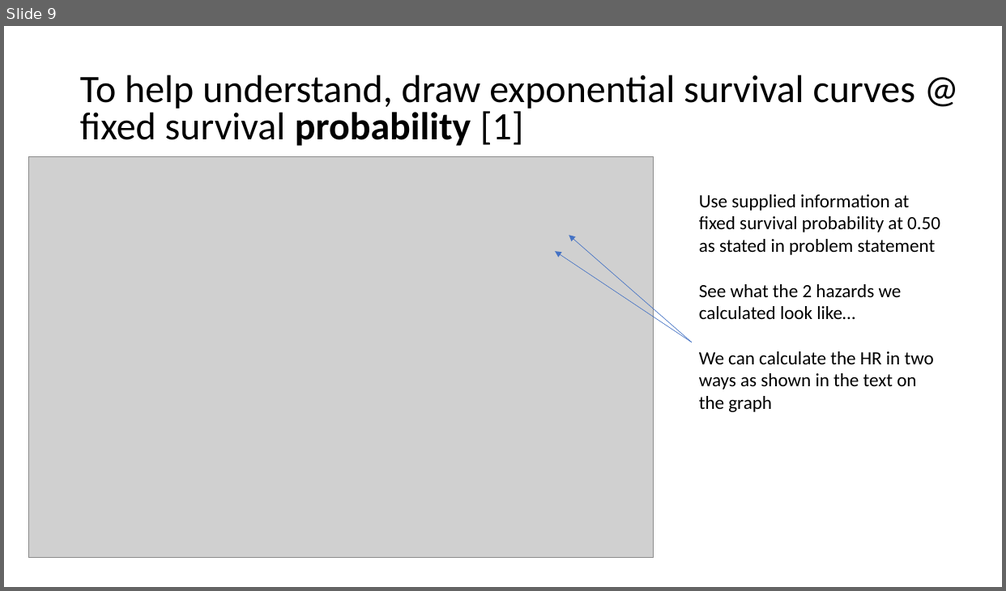
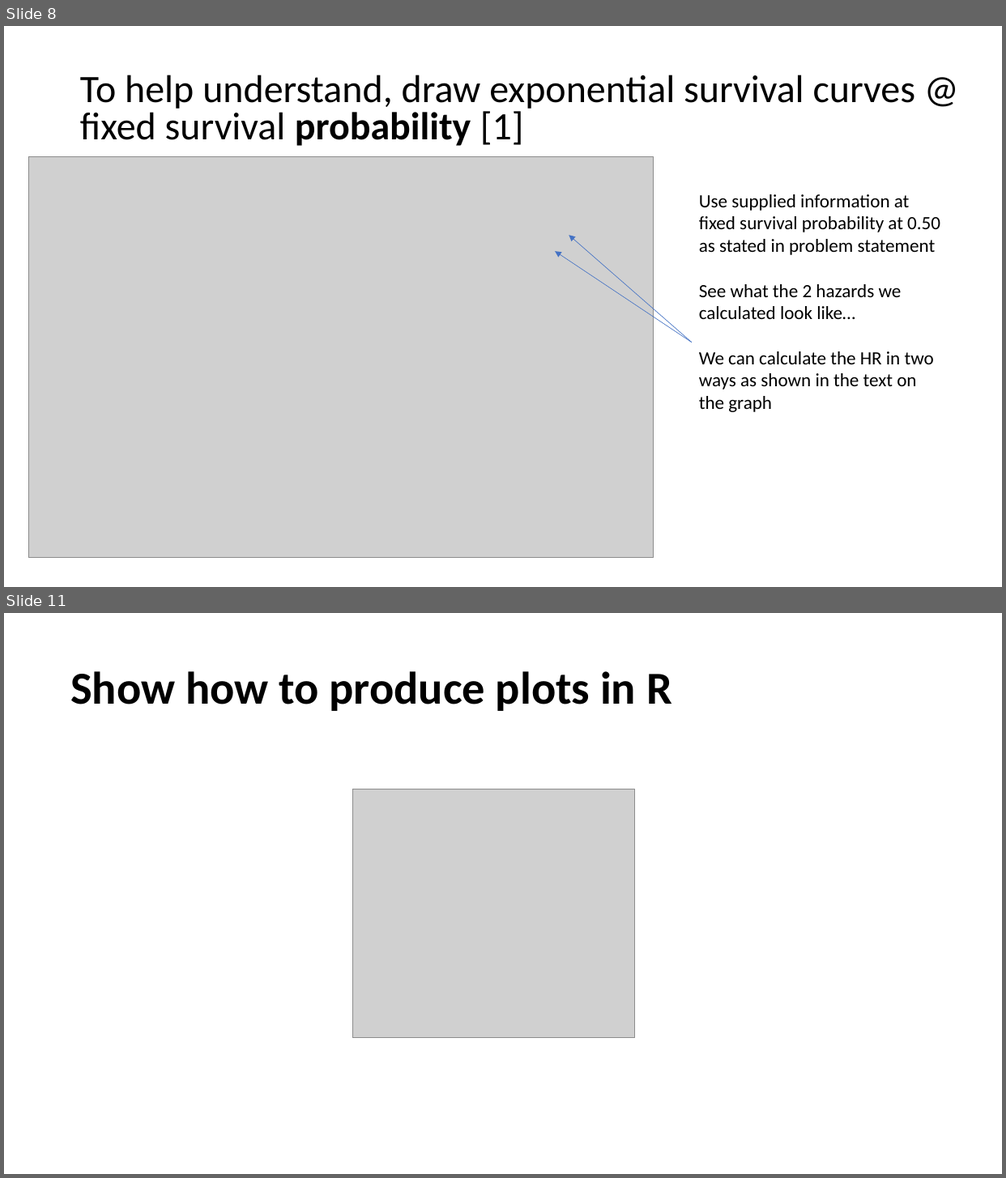
Before and after one commit to eamonn2014/SURVIVAL-POWER, a slide deck: Survival Sample Size Presentation July 2021.odp. Shown one above the other, each under a label of ours: slide 9 before the commit, slides 8 and 11 after it; the slides between them are not shown. The pictures are 1006x591 and 1006x1178 pixels, drawn with LibreOffice and Linux fonts; fonts in the diff are those of the drawing; grey boxes stand for pictures. Boxes give left, top, right and bottom in pixels: in the first picture for what was removed or moved away, otherwise in the second. Text is boxed around its words. In the diff, an @@ line names an element or a change of style, - is before the commit and + after.

```diff
--- a/Survival Sample Size Presentation July 2021.odp
+++ b/Survival Sample Size Presentation July 2021.odp
@@ slide 11 added at bbox=[4, 613, 1002, 1174], background #FFFFFF @@
@@ text added at bbox=[70, 671, 672, 711], 44 pt, text #000000, bold @@
+Show how to produce plots in R
@@ picture added at bbox=[353, 790, 635, 1039] @@
@@ what was slide 9 is now slide 8 @@
```
Also in this commit, not shown: 13 slides changed, 2 other slides added, 1 slide removed, 1 other file.
